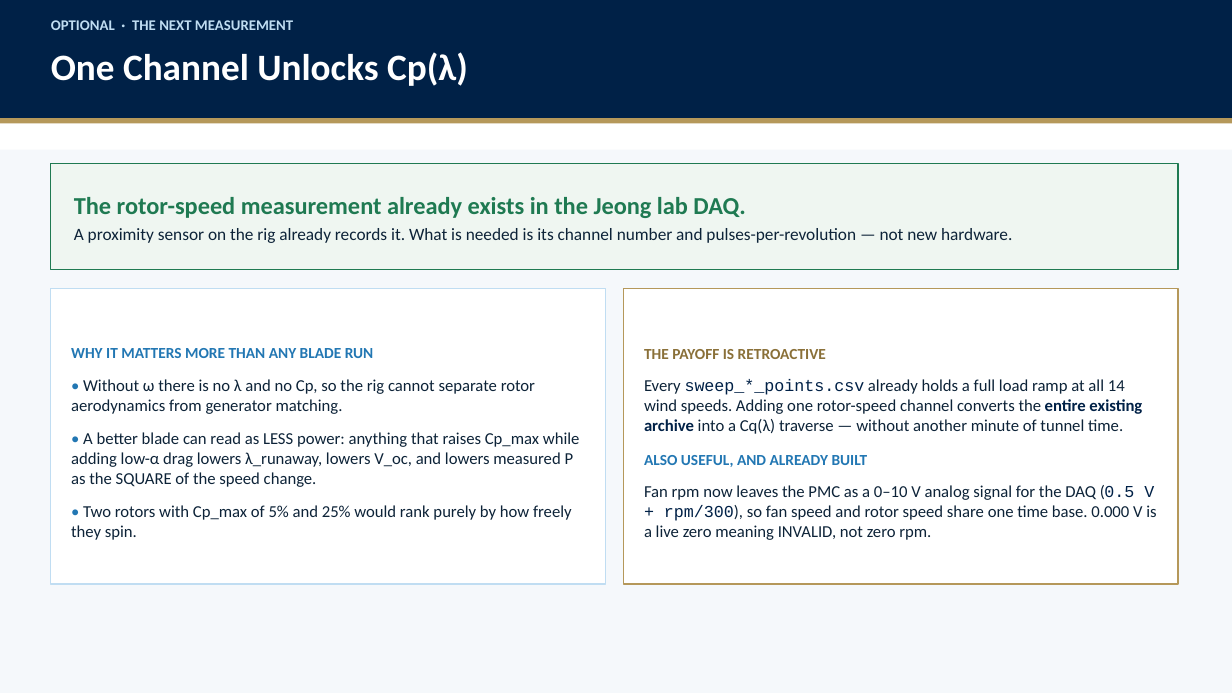
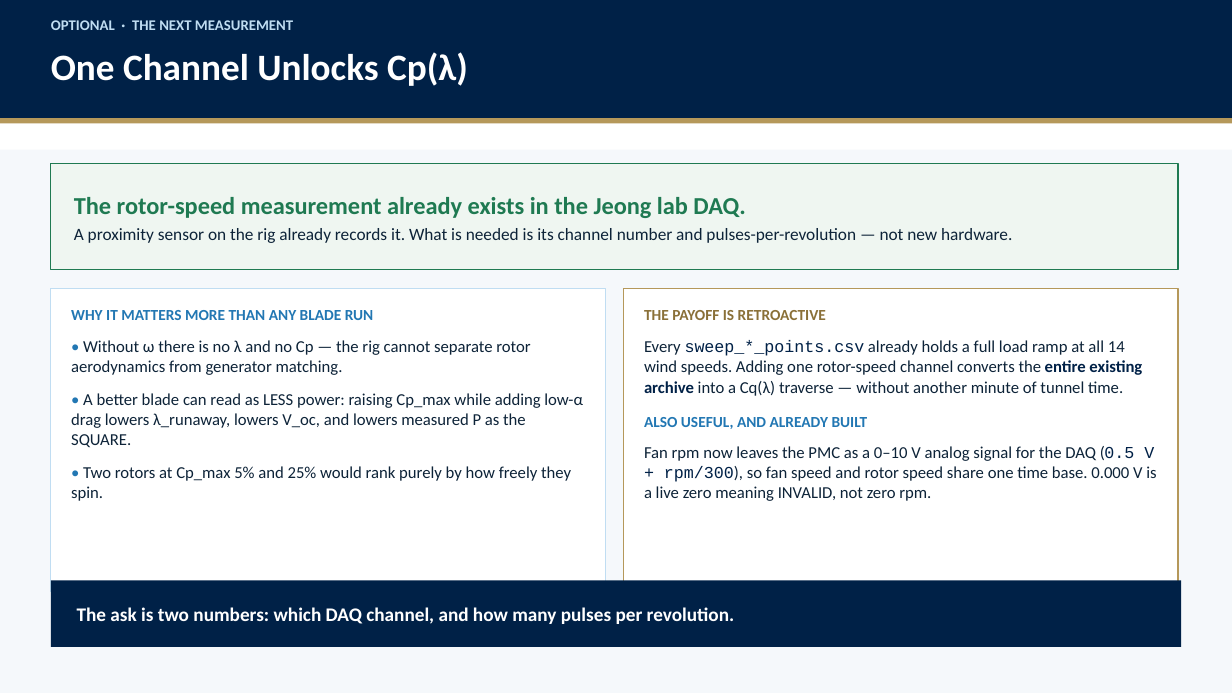
Before and after one commit to stephenseacuello/windtunnel-control, a slide deck: slide 6 of docs/slides/jeong_setup_and_results.pptx. Drawn at 1232x693 pixels with LibreOffice and Linux fonts; fonts in the diff are those of the drawing. Boxes give left, top, right and bottom in pixels: in the first picture for what was removed or moved away, otherwise in the second. Text is boxed around its words. In the diff, an @@ line names an element or a change of style, - is before the commit and + after.

```diff
--- a/docs/slides/jeong_setup_and_results.pptx
+++ b/docs/slides/jeong_setup_and_results.pptx
@@ rectangle "WHY IT MATTERS MORE THAN ..." at (51, 288, 605, 592): vertical alignment middle to top @@
@@ rectangle "WHY IT MATTERS MORE THAN ...": place and size @@
-rectangle "WHY IT MATTERS MORE THAN ..." at (51, 288, 605, 584)
+rectangle "WHY IT MATTERS MORE THAN ..." at (51, 288, 605, 592)
@@ rectangle "THE PAYOFF IS RETROACTIVE": place and size @@
-rectangle "THE PAYOFF IS RETROACTIVE" at (624, 288, 1178, 584)
+rectangle "THE PAYOFF IS RETROACTIVE" at (624, 288, 1178, 592)
@@ rectangle "THE PAYOFF IS RETROACTIVE" at (624, 288, 1178, 592): vertical alignment middle to top @@
@@ text in rectangle at (71, 340, 583, 501): text changed @@
-• Without ω there is no λ and no Cp, so the rig cannot separate rotor aerodynamics from generator matching.
-• A better blade can read as LESS power: anything that raises Cp_max while adding low-α drag lowers λ_runaway, lowers V_oc, and lowers measured P as the SQUARE of the speed change.
-• Two rotors with Cp_max of 5% and 25% would rank purely by how freely they spin.
+• Without ω there is no λ and no Cp — the rig cannot separate rotor aerodynamics from generator matching.
+• A better blade can read as LESS power: raising Cp_max while adding low-α drag lowers λ_runaway, lowers V_oc, and lowers measured P as the SQUARE.
+• Two rotors at Cp_max 5% and 25% would rank purely by how freely they spin.
@@ rectangle added at (51, 580, 1181, 647), fill #002147, 15 pt, text #FFFFFF, bold @@
+The ask is two numbers: which DAQ channel, and how many pulses per revolution.
```
Also in this commit, not shown: 5 other slides changed, 2 other files.
